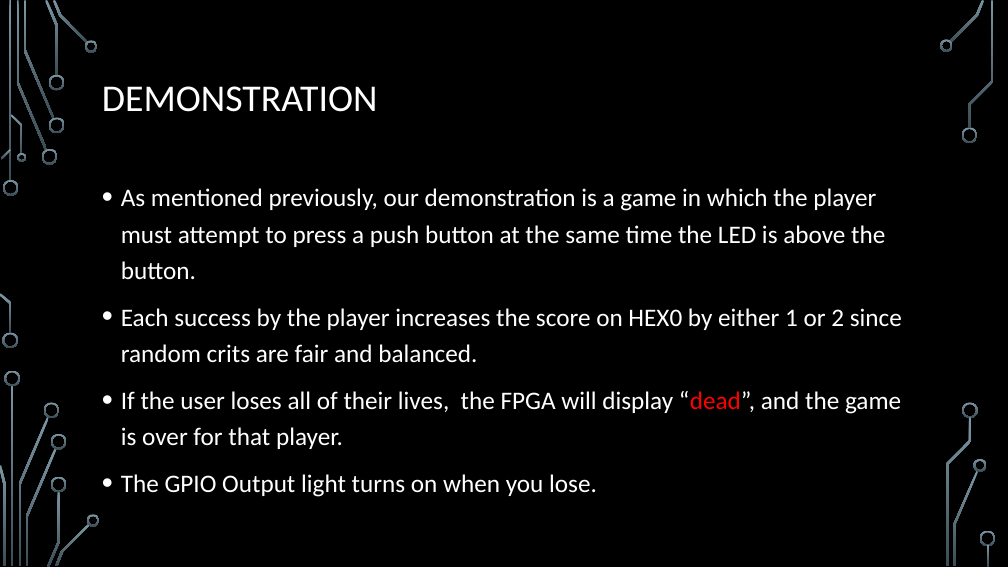
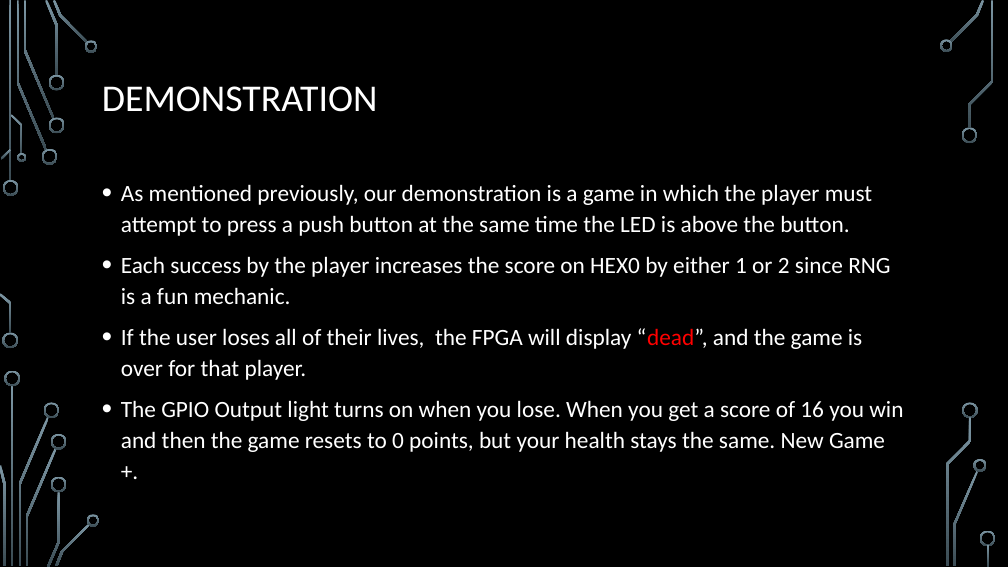
Before and after one commit to VegaDeftwing/230project, a slide deck: slide 8 of Reports/230_presentation.pptx. Drawn at 1008x567 pixels with LibreOffice and Linux fonts; fonts in the diff are those of the drawing; background and template pictures are left out. Boxes give left, top, right and bottom in pixels: in the first picture for what was removed or moved away, otherwise in the second. Text is boxed around its words. In the diff, an @@ line names an element or a change of style, - is before the commit and + after.

```diff
--- a/Reports/230_presentation.pptx
+++ b/Reports/230_presentation.pptx
@@ text at (x1=121, y1=184, x2=872, y2=380): size 24 to 22.2 pt in "As mentioned previously, our demonstration is a ...", "If the user loses all of their ..."; line spacing 1.2 to 1.1 @@
@@ text at (x1=121, y1=256, x2=890, y2=304): text changed; size 24 to 22.2 pt @@
-• Each success by the player increases the score on HEX0 by either 1 or 2 since random crits are fair and balanced.
+• Each success by the player increases the score on HEX0 by either 1 or 2 since RNG is a fun mechanic.
@@ text at (x1=121, y1=400, x2=903, y2=452): text changed; size 24 to 22.2 pt @@
-• The GPIO Output light turns on when you lose.
+• The GPIO Output light turns on when you lose. When you get a score of 16 you win and then the game resets to 0 points, but your health stays the same. New Game +.
```
Also in this commit, not shown: 1 other file.
